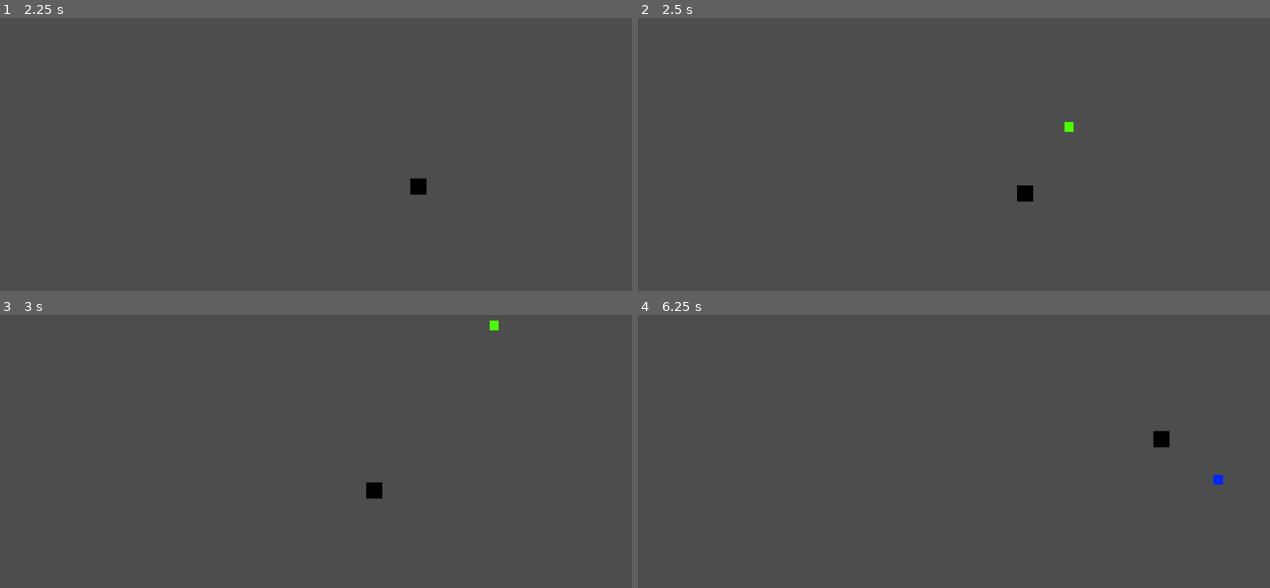
Above: before the commit, frames 1-4 (two rows, left to right).
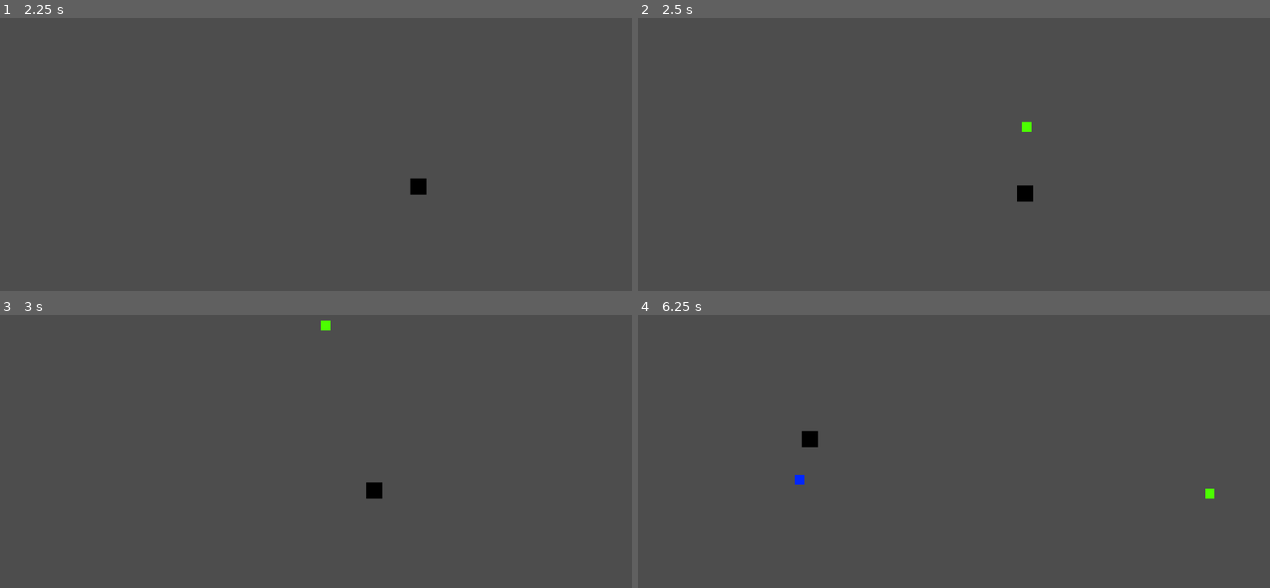
Above: after the commit, the same moments.

Repository: Blargansmarf/BossJam
Game: Godot game, scene res://Scenes/root.tscn
The game is run twice, just before and just after one commit, with the same random seed, the same clock (stepped at 60 frames per second) and the same inputs.
Inputs:
- Up to frame 1 (2.25 s): hold D (right) 0.53-2.03 s; tap W (ability) at 0.6 s; tap Space (jump) at 0.77, 1.52 s; tap Q (attack) at 0.8, 1.35 s; tap R (swap) at 1.55, 2.1 s; hold A (left) from 2.03 s (still down)
- Up to frame 2 (2.5 s): keep holding A (left); tap E (throw) at 2.3 s
- Up to frame 3 (3 s): release A (left) at 2.78 s; hold D (right) from 2.78 s (still down); tap E (throw) at 2.85 s
- Up to frame 4 (6.25 s): tap Space (jump) at 3.02, 3.77, 4.52, 6.02 s; tap W (ability) at 3.05, 3.6, 6.05 s; tap Q (attack) at 3.8, 4.35 s; release D (right) at 4.28 s; hold A (left) 4.28-5.03 s; tap R (swap) at 4.55, 5.85 s; hold D (right) 5.03-5.78 s; tap Shift (dodge) at 5.1 s; tap E (throw) at 5.3 s; hold A (left) from 5.78 s (still down)

Frame 1 is identical in both runs. In frame 2, 0.1% of the frame differs, in the area x 60-69%, y 37-42%; in frame 3, 0.1%; in frame 4, 0.5%, in the area x 24-93%, y 42-68%.

Commit message:
added directions on attacks, pickup not working yet

Diff:
--- /dev/null
+++ b/Scenes/pickup_weapon.tscn
@@ -0,0 +1,14 @@
+[gd_scene load_steps=3 format=3 uid="uid://dhpabh08cdb7d"]
+
+[ext_resource type="Script" path="res://Scripts/pickup.gd" id="1_ikvuy"]
+
+[sub_resource type="CircleShape2D" id="CircleShape2D_ege3b"]
+
+[node name="pickup" type="Area2D"]
+collision_layer = 32
+script = ExtResource("1_ikvuy")
+
+[node name="CollisionShape2D" type="CollisionShape2D" parent="."]
+shape = SubResource("CircleShape2D_ege3b")
+
+[connection signal="body_entered" from="." to="." method="_on_body_entered"]
--- a/Scenes/player.tscn
+++ b/Scenes/player.tscn
@@ -22,7 +22,7 @@
 
 [node name="Player" type="CharacterBody2D" groups=["player"]]
 position = Vector2(532, 267)
-collision_mask = 136
+collision_mask = 168
 script = ExtResource("1_jk40t")
 
 [node name="Sprite" type="AnimatedSprite2D" parent="."]
@@ -31,16 +31,30 @@
 [node name="CollisionShape" type="CollisionShape2D" parent="."]
 shape = SubResource("RectangleShape2D_nw62y")
 
-[node name="Attack" type="Area2D" parent="."]
+[node name="AttackRight" type="Area2D" parent="."]
 process_mode = 4
 visible = false
 position = Vector2(26, -1)
 collision_layer = 2
 collision_mask = 8
 
-[node name="Sprite2D" type="Sprite2D" parent="Attack"]
+[node name="Sprite2D" type="Sprite2D" parent="AttackRight"]
 scale = Vector2(0.62215, 0.636919)
 texture = ExtResource("3_wiplp")
 
-[node name="CollisionShape2D" type="CollisionShape2D" parent="Attack"]
+[node name="CollisionShape2D" type="CollisionShape2D" parent="AttackRight"]
 shape = SubResource("RectangleShape2D_7s1ry")
+
+[node name="AttackLeft" type="Area2D" parent="."]
+process_mode = 4
+visible = false
+position = Vector2(-26, -1)
+collision_layer = 2
+collision_mask = 8
+
+[node name="Sprite2D" type="Sprite2D" parent="AttackLeft"]
+scale = Vector2(0.62215, 0.636919)
+texture = ExtResource("3_wiplp")
+
+[node name="CollisionShape2D" type="CollisionShape2D" parent="AttackLeft"]
+shape = SubResource("RectangleShape2D_7s1ry")
--- a/Scripts/Player.gd
+++ b/Scripts/Player.gd
@@ -16,6 +16,7 @@
 var dodging : bool = false
 var thrown : bool = false
 var facing_right : bool = true
+var attacking_right : bool = true
 
 #timers
 var dodge_timer : float
@@ -38,11 +39,19 @@
 		if attacking:
 			if attack_frames_current <= attack_frames_limit:
 				if attack_frames_current >= attack_frames_active_start and attack_frames_current <= attack_frames_active_end:
-					get_node("Attack").process_mode = Node.PROCESS_MODE_INHERIT
-					get_node("Attack").visible = true
+					if attacking_right:
+						get_node("AttackRight").process_mode = Node.PROCESS_MODE_INHERIT
+						get_node("AttackRight").visible = true
+					else:
+						get_node("AttackLeft").process_mode = Node.PROCESS_MODE_INHERIT
+						get_node("AttackLeft").visible = true
 				elif attack_frames_current > attack_frames_active_end:
-					get_node("Attack").process_mode = Node.PROCESS_MODE_DISABLED
-					get_node("Attack").visible = false
+					if attacking_right:
+						get_node("AttackRight").process_mode = Node.PROCESS_MODE_DISABLED
+						get_node("AttackRight").visible = false
+					else:
+						get_node("AttackLeft").process_mode = Node.PROCESS_MODE_DISABLED
+						get_node("AttackLeft").visible = false
 				attack_frames_current += 1
 			else:
 				attacking = false
@@ -58,24 +67,37 @@
 			else:
 				throwing = false
 	else:
-		##check for attacks
-		if Input.is_action_just_pressed("attack"):
-			attacking = true
-			attack_frames_current = 0
-		if Input.is_action_just_pressed("ability"):
-			abilitying = true
-			ability_timer = 0
-			var ability_node = ability_scene.instantiate()
-			ability_node.position = position
-			get_parent().add_child(ability_node)
-			#### create ability thing
-		if Input.is_action_just_pressed("throw") and not thrown:
-			throwing = true
-			thrown = true
-			throw_timer = 0
-			throw_node = thrown_scene.instantiate()
-			throw_node.position = position
-			get_parent().add_child(throw_node)
+		##check for attacks only if no other attacks are happening
+		if not attacking and not abilitying and not throwing:
+			if Input.is_action_just_pressed("attack"):
+				attacking = true
+				attacking_right = facing_right
+				attack_frames_current = 0
+			if Input.is_action_just_pressed("ability"):
+				abilitying = true
+				ability_timer = 0
+				var ability_node = ability_scene.instantiate()
+				ability_node.position = position
+				if not facing_right:
+					ability_node.vel_x *= -1
+				get_parent().add_child(ability_node)
+			if Input.is_action_just_pressed("throw") and not thrown:
+				throwing = true
+				thrown = true
+				throw_timer = 0
+				throw_node = thrown_scene.instantiate()
+				throw_node.position = position
+				if not facing_right:
+					throw_node.vel_x *= -1
+				get_parent().add_child(throw_node)
+		if Input.is_action_just_pressed("swap") and thrown:
+			var temp_pos = position
+			var temp_vel = velocity
+			position = throw_node.position
+			velocity = throw_node.velocity
+			throw_node.position = temp_pos
+			throw_node.velocity = temp_vel
+
 
 	##process dodge action
 	if dodging:
--- /dev/null
+++ b/Scripts/pickup.gd
@@ -0,0 +1,9 @@
+extends Area2D
+
+
+func _on_body_entered(body):
+	if body.is_in_group("player"):
+		print("wow")
+		get_node("../Player").thrown = false
+		#get_node("../thrown_weapon").dead = true
+		#queue_free()
--- a/Scripts/thrown_weapon.gd
+++ b/Scripts/thrown_weapon.gd
@@ -1,11 +1,34 @@
 extends CharacterBody2D
+
+var pickup_scene = preload("res://Scenes/pickup_weapon.tscn")
+var pickup_instance
+
+var dead : bool = false
+var pickup_ready : bool = false
 
 var vel_x : float = 250
 var vel_y : float = 900
 
 var gravity : float = 20
 
+var pickup_timer : float = 0
+var pickup_available : float = 1.0
+
 func _physics_process(delta):
+	if dead:
+		queue_free()
+
+	if not pickup_ready and pickup_timer >= pickup_available:
+		pickup_ready = true
+		pickup_instance = pickup_scene.instantiate()
+		get_parent().add_child(pickup_instance)
+	elif pickup_timer < pickup_available:
+		pickup_timer += delta
+
+	if pickup_ready:
+		pass
+		#pickup_instance.position = position
+
 	if not is_on_floor():
 		vel_y -= gravity
 	else:
--- a/project.godot
+++ b/project.godot
@@ -73,4 +73,5 @@
 2d_physics/layer_3="thrown"
 2d_physics/layer_4="boss"
 2d_physics/layer_5="ability"
+2d_physics/layer_6="pickup_weapon"
 2d_physics/layer_8="platform"
